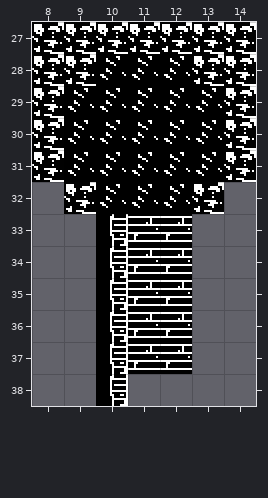
An edit to a level. Tiled map, assets/maps/test.tmx. The picture above was drawn from the file before the commit.
Cells are 16x16 px. Shown: x 8..14, y 27..38.
Now the later version:
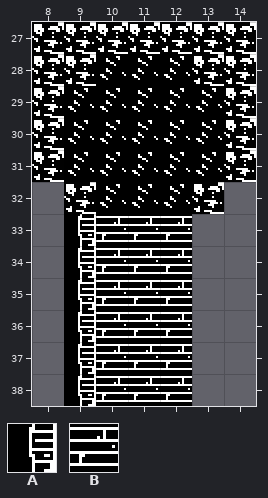
Key: from "Tileset": A 3, B 4.
_ is an empty cell.
Difference:
Layer "Tile Layer 1":
y 33..37: x 9..10 _A -> AB
y 38: x 9..12 _A__ -> ABBB
Pixel boxes of the changes (left, top, right, bottom) in both pictures:
changed: (64, 214, 192, 406)
